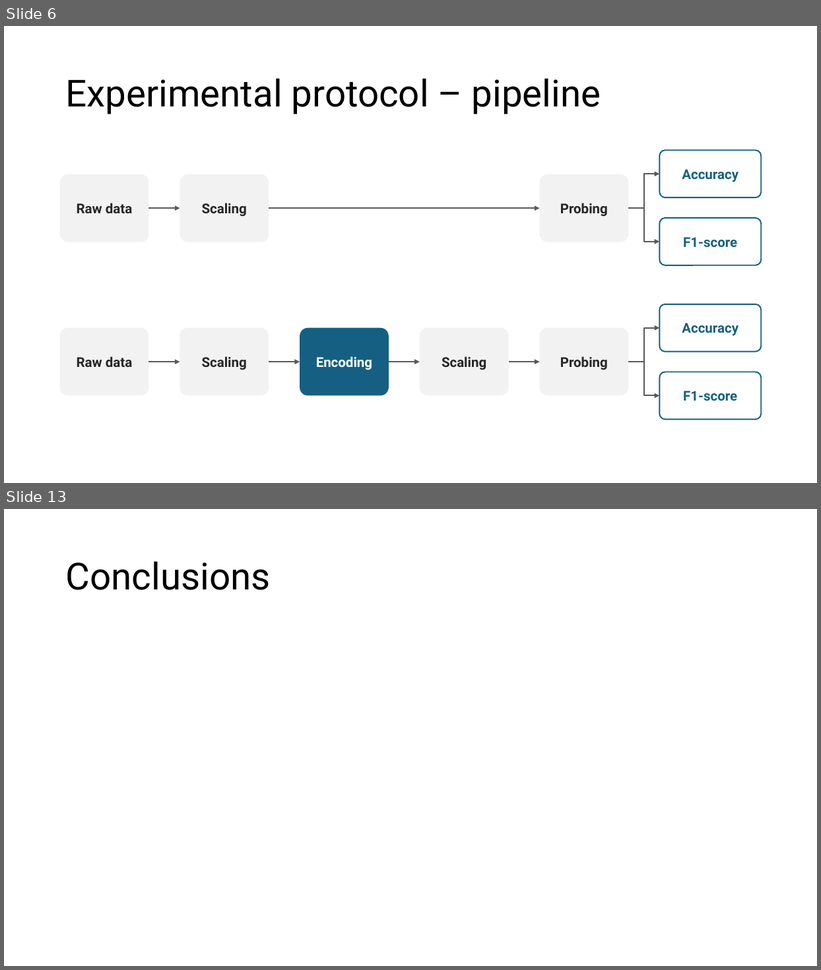
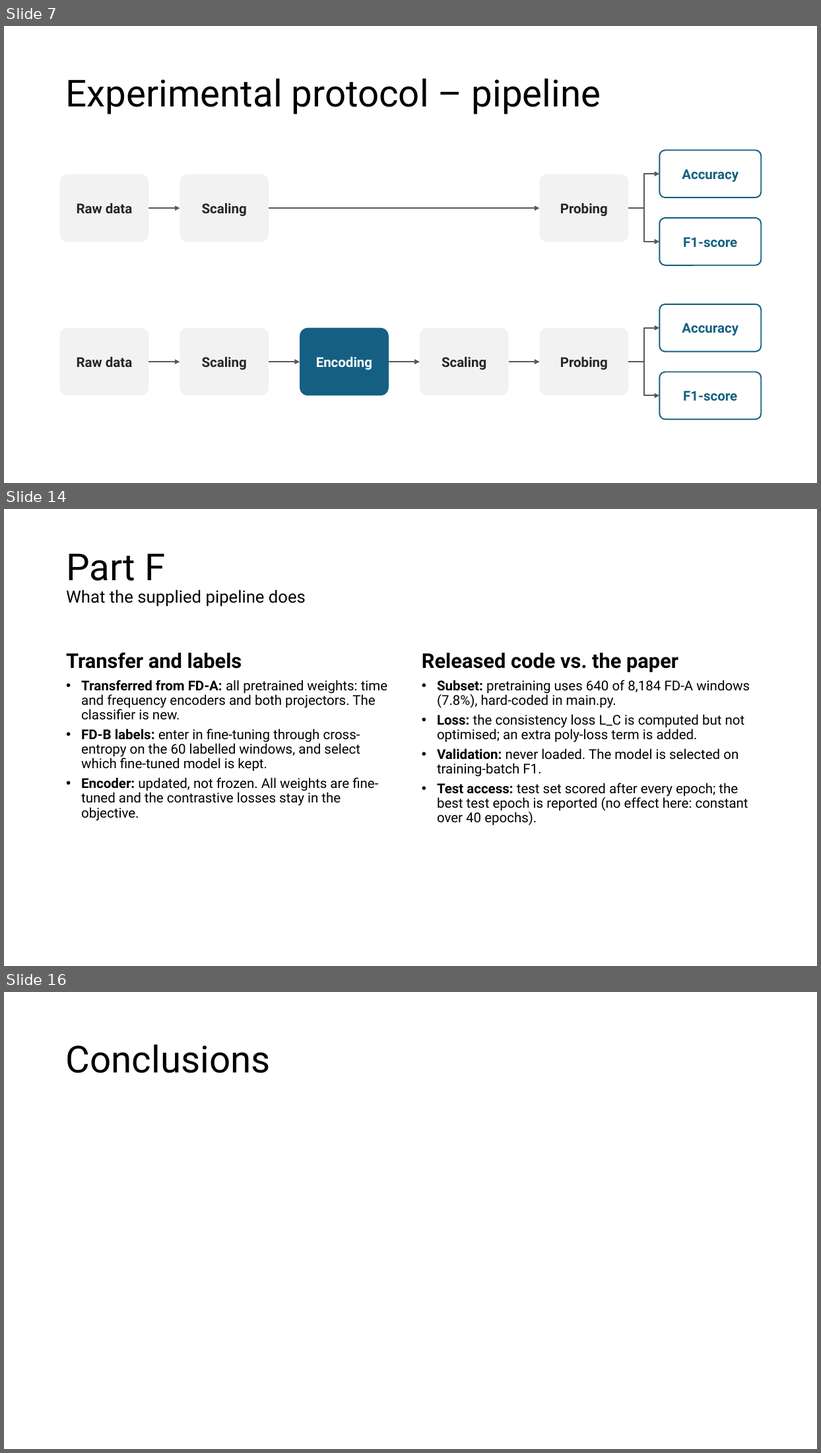
Before and after one commit to FVardi/PhD-Courses, a slide deck: Deep learning for time-series/Assignment 4/Presentation.pptx. Shown one above the other, each under a label of ours: slides 6 and 13 before the commit, slides 7, 14 and 16 after it; the slides between them are not shown. The pictures are 821x970 and 821x1453 pixels, drawn with LibreOffice and Linux fonts; fonts in the diff are those of the drawing. Boxes give left, top, right and bottom in pixels: in the first picture for what was removed or moved away, otherwise in the second. Text is boxed around its words. In the diff, an @@ line names an element or a change of style, - is before the commit and + after.

```diff
--- a/Deep learning for time-series/Assignment 4/Presentation.pptx
+++ b/Deep learning for time-series/Assignment 4/Presentation.pptx
@@ slide 14 added at [4,509,817,966], background #FFFFFF @@
@@ title added at [66,554,306,607], 20 pt, text #000000 @@
+Part F
+What the supplied pipeline does
@@ text added at [66,652,242,669], 24 pt, text #000000, bold @@
+Transfer and labels
@@ text added at [422,653,679,673], 24 pt, text #000000, bold @@
+Released code vs. the paper
@@ text added at [81,680,387,821], 16 pt, text #000000 @@
+• Transferred from FD-A: all pretrained weights: time and frequency encoders and both projectors. The classifier is new.
+• FD-B labels: enter in fine-tuning through cross-entropy on the 60 labelled windows, and select which fine-tuned model is kept.
+• Encoder: updated, not frozen. All weights are fine-tuned and the contrastive losses stay in the objective.
@@ text added at [437,680,750,826], 16 pt, text #000000 @@
+• Subset: pretraining uses 640 of 8,184 FD-A windows (7.8%), hard-coded in main.py.
+• Loss: the consistency loss L_C is computed but not optimised; an extra poly-loss term is added.
+• Validation: never loaded. The model is selected on training-batch F1.
+• Test access: test set scored after every epoch; the best test epoch is reported (no effect here: constant over 40 epochs).
@@ what was slide 6 is now slide 7 @@
@@ what was slide 13 is now slide 16 @@
```
Also in this commit, not shown: 7 slides changed, 3 other slides added, 5 other files.
